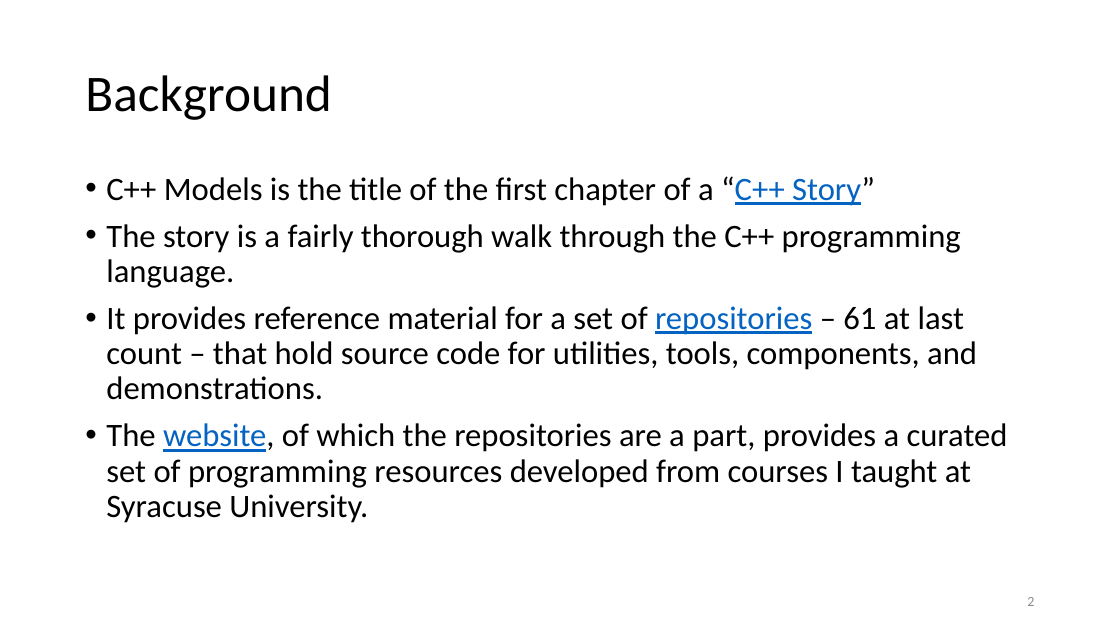
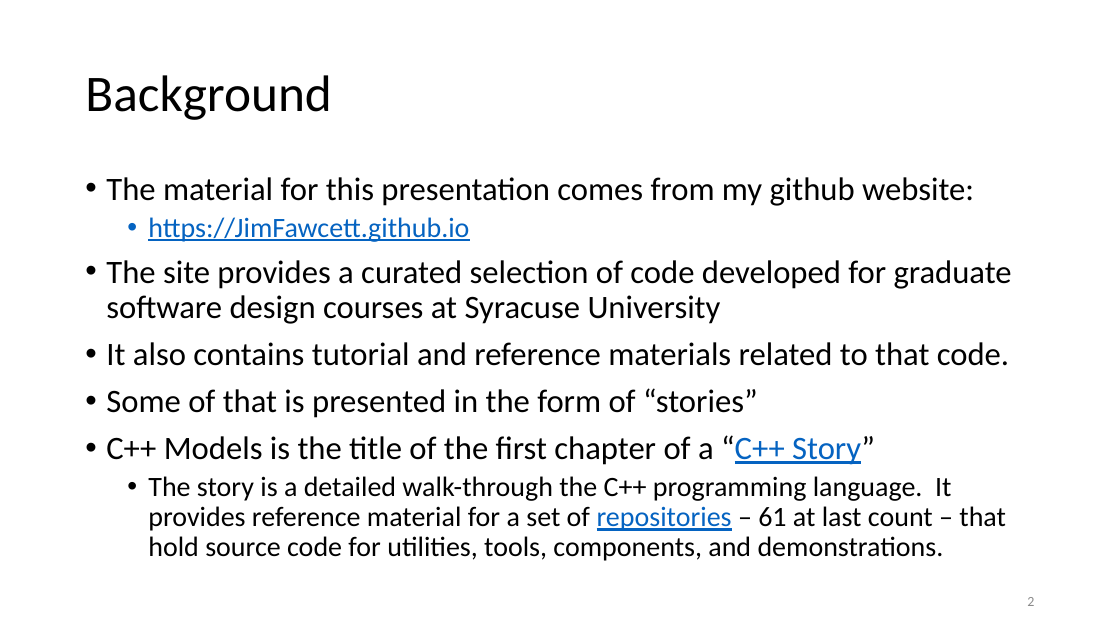
Before and after one commit to JimFawcett/JimFawcett.github.io, a slide deck: slide 2 of Resources/CppModels.pptx. Drawn at 1120x630 pixels with LibreOffice and Linux fonts; fonts in the diff are those of the drawing. Boxes give left, top, right and bottom in pixels: in the first picture for what was removed or moved away, otherwise in the second. Text is boxed around its words. In the diff, an @@ line names an element or a change of style, - is before the commit and + after.

```diff
--- a/Resources/CppModels.pptx
+++ b/Resources/CppModels.pptx
@@ text at [106,177,1012,418]: paragraphs added @@
+• The material for this presentation comes from my github website:
+  • https://JimFawcett.github.io
+• The site provides a curated selection of code developed for graduate software design courses at Syracuse University
+• It also contains tutorial and reference materials related to that code.
+• Some of that is presented in the form of “stories”
@@ text at [148,476,1006,561]: text changed; size 28 to 24 pt @@
-• The story is a fairly thorough walk through the C++ programming language.
-• It provides reference material for a set of repositories – 61 at last count – that hold source code for utilities, tools, components, and demonstrations.
-• The website, of which the repositories are a part, provides a curated set of programming resources developed from courses I taught at Syracuse University.
+  • The story is a detailed walk-through the C++ programming language. It provides reference material for a set of repositories – 61 at last count – that hold source code for utilities, tools, components, and demonstrations.
```
Also in this commit, not shown: 7 other slides changed, 2 slides added, 5 other files.
